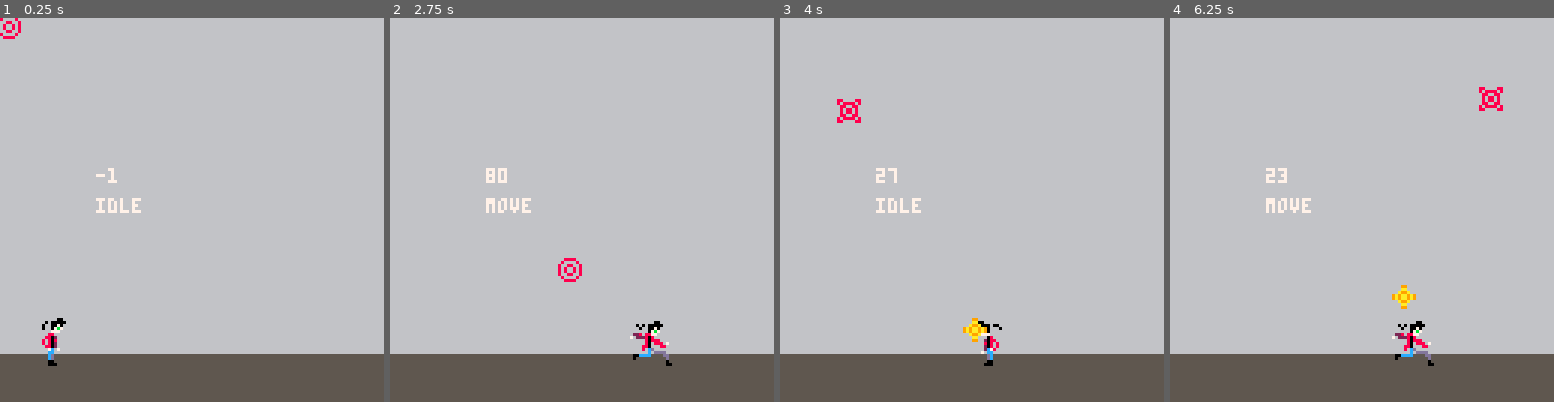
Above: before the commit, frames 1-4 (left to right).
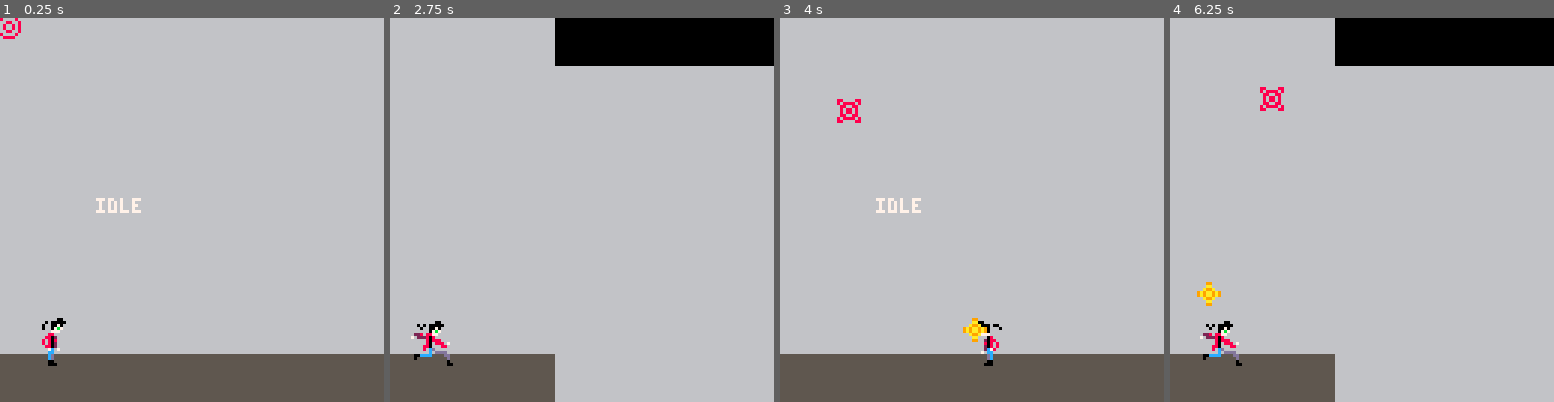
Above: after the commit, the same moments.

Repository: imELVEE/evils-edge
Game: PICO-8 cartridge simple-gravity.p8
The game is run twice, just before and just after one commit, with the same random seed, the same clock (stepped at 60 frames per second) and the same inputs.
Inputs (mouse positions are in pixels of both pictures, inside the frame that each line leads up to):
- Up to frame 1 (0.25 s): no input
- Up to frame 2 (2.75 s): click (670, 121) at 0.67 s; click (436, 267) at 1.22 s; hold Right 1.6-2.1 s; click (497, 114) at 1.77 s; hold Up 2.15-2.42 s; click (562, 259) at 2.32 s; hold Right from 2.47 s (still down)
- Up to frame 3 (4 s): click (1014, 106) at 2.87 s; release Right at 3.03 s; hold Left 3.08-3.58 s; click (1075, 256) at 3.42 s; click (841, 102) at 3.97 s
- Up to frame 4 (6.25 s): hold Right 4.02-4.68 s; click (1292, 248) at 4.52 s; hold Up 4.73-5.03 s; click (1354, 94) at 5.07 s; hold Left 5.08-5.68 s; click (1419, 244) at 5.62 s; hold Right from 6.08 s (still down); click (1481, 90) at 6.17 s

The runs differ from the first frame. In frame 1, less than 0.1% of the frame differs, in the area x 25-31%, y 39-43%; in frame 2, 16%; in frame 3, 0.1%; in frame 4, 16%, in the area x 7-100%, y 0-100%.

Commit message:
simple camera

Diff:
--- a/simple-gravity.p8
+++ b/simple-gravity.p8
@@ -25,9 +25,8 @@
 	draw_sprite(player)
 	draw_target()
 	draw_bullets()
+	camera_follow()
 	print(player.state,32,60, 7)
-	mx,my = mouse.pos()
-	print(my,32,50,7)
 end
 -->8
 // world logic
@@ -53,6 +52,14 @@
 		if (b.x >= 120 or b.x <= -1 or b.y >= floor+5 or b.y <= -1) then
 			del(bullets,b)
 		end
+	end
+end
+
+function camera_follow()
+	if (player.x > peek2(0x5f28) + 70) then
+		camera(player.x)
+	elseif (player.x < peek2(0x5f28)) then
+		camera(player.x-70)
 	end
 end
 -->8
@@ -139,9 +146,9 @@
 	end
 
 	// actually change character values
-	if (unit.x + x_increment >= 112) then
-		unit.x = 112
-	elseif (unit.x + x_increment <= 0) then
+	//if (unit.x + x_increment >= 112) then
+		//unit.x = 112
+	if (unit.x + x_increment <= 0) then
 		unit.x = 0
 	else
 		unit.x += x_increment
